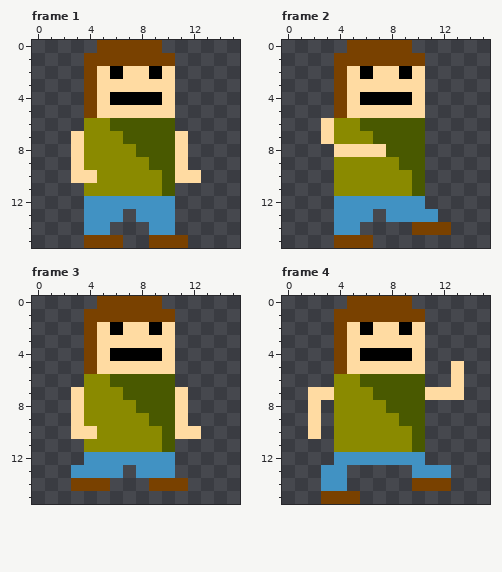
Two states of a pixel-art file, assets/player-run.aseprite. Above, as it was before the edit.
16x16 pixels, 4 frames. Shown: frame 1, frame 2, frame 3, frame 4. The commit also changed other frames, which this record leaves out.
And afterwards:
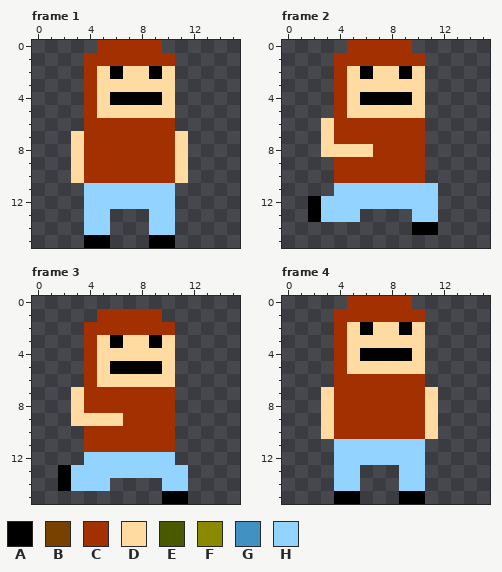
Palette (. is transparent): A #000000  B #794100  C #a23000  D #ffdba2  E #495900  F #8a8a00  G #4192c3  H #92d3ff
From old to new:
Changed rows in their new state; - is an unchanged pixel.
Frame 1:
first column x 4:
 0 -CCCCC---
 1 CCCCCCC--
 2 C--------
 3 C--------
 4 C--------
 5 C--------
 6 CCCCCCC--
 7 CCCCCCC--
 8 CCCCCCC--
 9 CCCCCCC--
10 CCCCCCC-.
11 HHHHHHH--
12 HHHHHHH--
13 HH.-.HH--
14 HH---HH--
15 AA.--AA.-
Frame 2:
first column x 2:
 0 ---CCCCC---
 1 --CCCCCCC--
 2 --C--------
 3 --C--------
 4 --C--------
 5 --C--------
 6 --CCCCCCC--
 7 --CCCCCCC--
 8 -D---CCCC--
 9 --CCCCCCC--
10 --CCCCCCC--
11 --HHHHHHHH-
12 AHHHHHHHHH-
13 AHHH.-..HH-
14 --..----AA.
15 --...------
Frame 3:
first column x 2:
 0 ---.....---
 1 --.CCCCC.--
 2 --CCCCCCC--
 3 --C-A--A---
 4 --C-DDDD---
 5 --C-AAAA---
 6 --CDDDDDD--
 7 --CCCCCCC.-
 8 --CCCCCCC.-
 9 --DDDCCCC.-
10 -.CCCCCCC..
11 --CCCCCCC--
12 --HHHHHHH--
13 AHHHHHHHHH-
14 AHHH---.HH-
15 --------AA-
Frame 4:
first column x 2:
 0 ---CCCCC----
 1 --CCCCCCC---
 2 --C---------
 3 --C---------
 4 --C---------
 5 --C--------.
 6 --CCCCCCC--.
 7 .-CCCCCCC-..
 8 .DCCCCCCCD--
 9 .DCCCCCCCD--
10 .DCCCCCCCD--
11 --HHHHHHH---
12 --HHHHHHH---
13 -.HH---HH..-
14 -.HH---HH..-
15 -.AA---AA---
Changed places in both pictures, as pixel boxes (x1, y1, x2, y2):
changed: (84, 40, 201, 248)
changed: (308, 40, 451, 248)
changed: (58, 296, 201, 504)
changed: (308, 296, 464, 504)
